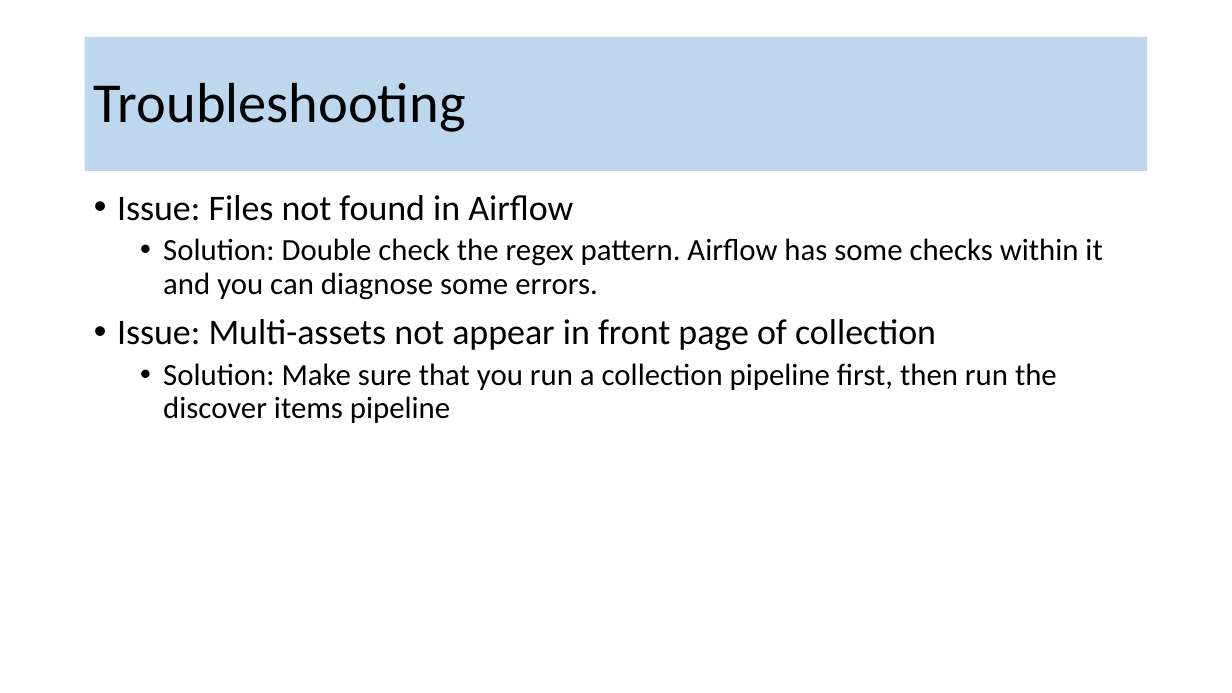
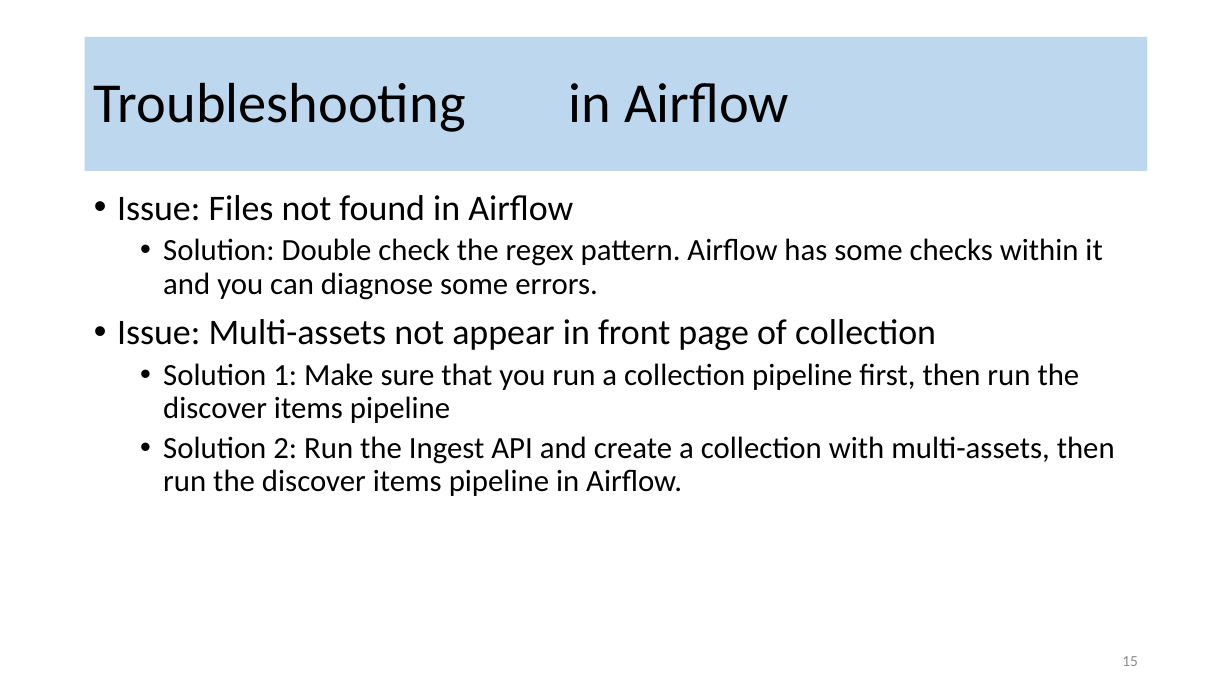
Before and after one commit to kyle-lesinger/VEDA-Training---AWS-Data-Ingestion-Other, a slide deck: slide 15 of Data-ingest/data-ingestion-OVERVIEW.pptx (slide 14 before the commit). Drawn at 1232x693 pixels with LibreOffice and Linux fonts; fonts in the diff are those of the drawing. Boxes give left, top, right and bottom in pixels: in the first picture for what was removed or moved away, otherwise in the second. Text is boxed around its words. In the diff, an @@ line names an element or a change of style, - is before the commit and + after.

```diff
--- a/Data-ingest/data-ingestion-OVERVIEW.pptx
+++ b/Data-ingest/data-ingestion-OVERVIEW.pptx
@@ title at (94, 82, 789, 132): text changed @@
-Troubleshooting
+Troubleshooting in Airflow
@@ text at (163, 363, 1115, 496): text changed @@
-  • Solution: Make sure that you run a collection pipeline first, then run the discover items pipeline
+  • Solution 1: Make sure that you run a collection pipeline first, then run the discover items pipeline
+  • Solution 2: Run the Ingest API and create a collection with multi-assets, then run the discover items pipeline in Airflow.
@@ page number added at (1122, 656, 1138, 666), 12 pt, text #8C8C8C @@
+15
```
Also in this commit, not shown: 18 other slides changed, 2 slides added, 1 other file.
